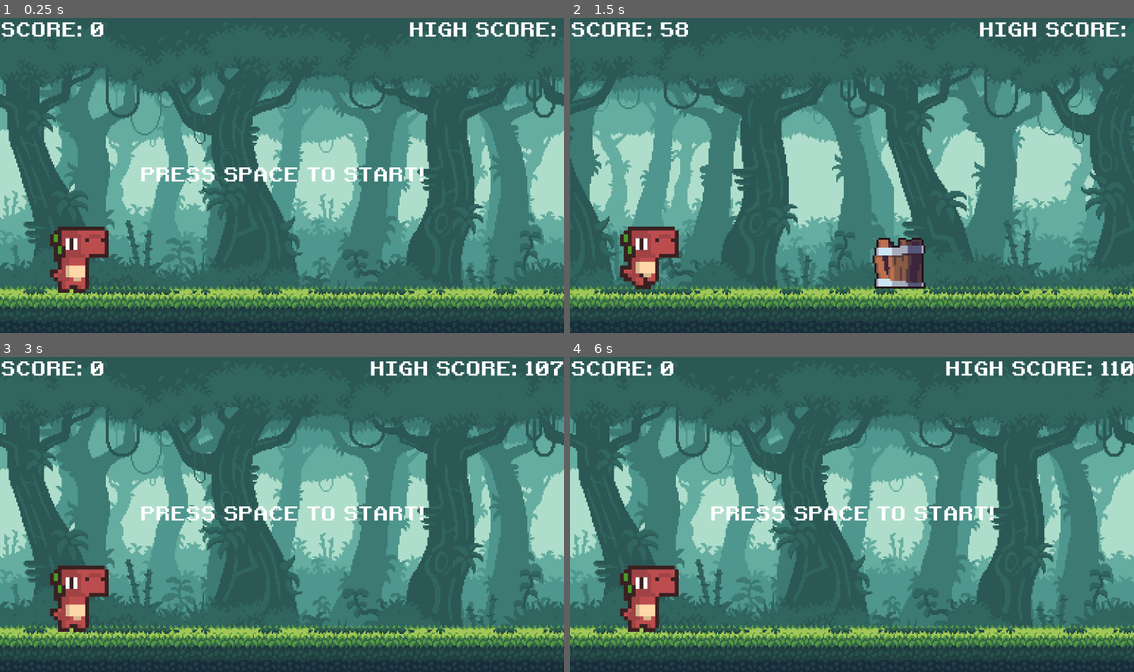
Above: before the commit, frames 1-4 (two rows, left to right).
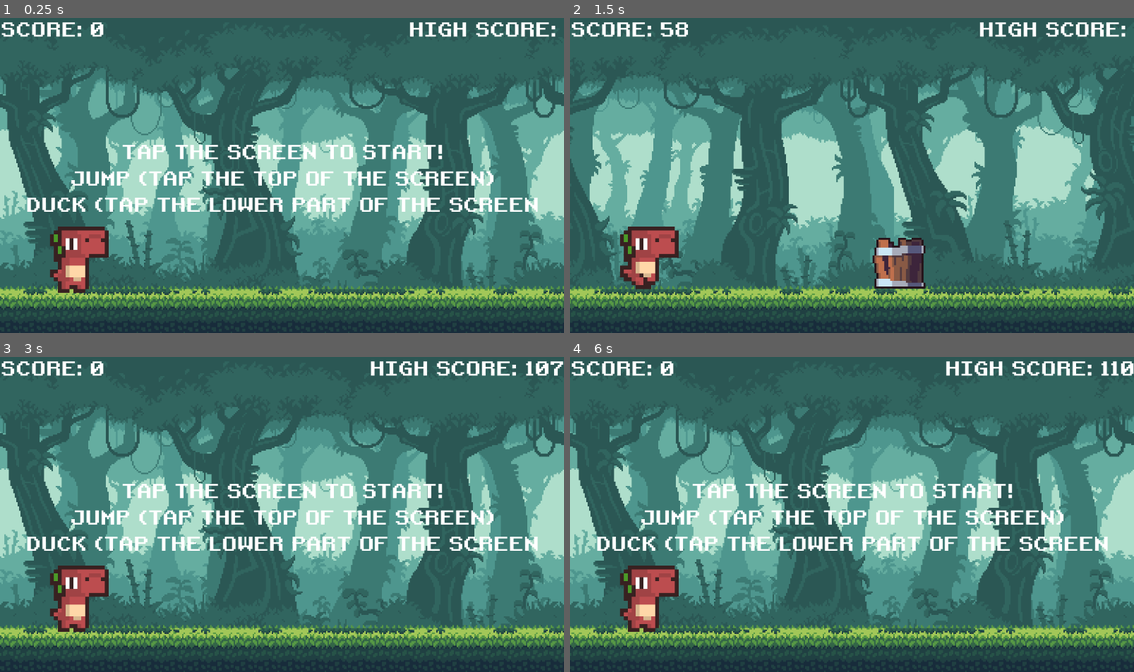
Above: after the commit, the same moments.

Repository: teachermanjeff/redplatformer2025
Game: Godot game, scene res://scenes/main.tscn
Two runs of this game, one before a commit and one after it. Both use one fixed random seed, a clock stepped at 60 frames per second and the inputs below.
Inputs:
- Up to frame 1 (0.25 s): no input
- Up to frame 2 (1.5 s): tap Space (jump) at 0.5, 0.77 s; hold Enter (ui_accept) 0.53-1.28 s; tap Down (duck) at 1.35 s
- Up to frame 3 (3 s): tap Space (jump) at 1.52 s; tap Enter (ui_accept) at 1.55 s; hold Enter (ui_accept) 2.03-2.75 s; click "RESTART" at 2.75 s
- Up to frame 4 (6 s): tap Space (jump) at 3.5, 3.77, 4.52, 5.27 s; tap Enter (ui_accept) at 3.6, 4.55, 5.1 s; hold Down (duck) 4.28-5.03 s; click "RESTART" at 5.75 s

The runs differ from the first frame. In frame 1, 5.1% of the frame differs, in the area x 4-96%, y 40-62%; in frame 2, nothing differs; in frame 3, 5.1%; in frame 4, 5.1%.

Commit message:
Update main.tscn
made starting screen better so you can tap instead of space bar

Diff:
--- a/scenes/main.tscn
+++ b/scenes/main.tscn
@@ -27,7 +27,13 @@
 [node name="HUD" parent="." instance=ExtResource("5_cgpie")]
 
 [node name="StartLabel" parent="HUD" index="1"]
-text = "PRESS SPACE TO START!"
+offset_left = -524.0
+offset_top = -72.0
+offset_right = 524.0
+offset_bottom = 87.0
+text = "TAP THE SCREEN TO START!
+JUMP (TAP THE TOP OF THE SCREEN)
+DUCK (TAP THE LOWER PART OF THE SCREEN"
 
 [node name="GameOver" parent="." instance=ExtResource("6_6n2u1")]
 process_mode = 2
@@ -37,6 +43,11 @@
 shape = SubResource("RectangleShape2D_tefeu")
 action = "jump"
 
+[node name="startgame" type="TouchScreenButton" parent="."]
+position = Vector2(46832, 320)
+shape = SubResource("RectangleShape2D_tefeu")
+action = "ui_accept"
+
 [node name="jump botton2" type="TouchScreenButton" parent="."]
 position = Vector2(46832, 780)
 shape = SubResource("RectangleShape2D_tefeu")
